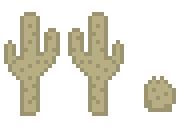
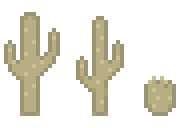
Comparing the layer stacks of the two 192 × 128 images. Changes:
removed layer "Layer 3" over left=148, top=76, right=176, bottom=112
removed layer "Layer 2" over left=68, top=12, right=124, bottom=116
painted on "Layer 1" over left=8, top=16, right=176, bottom=116
